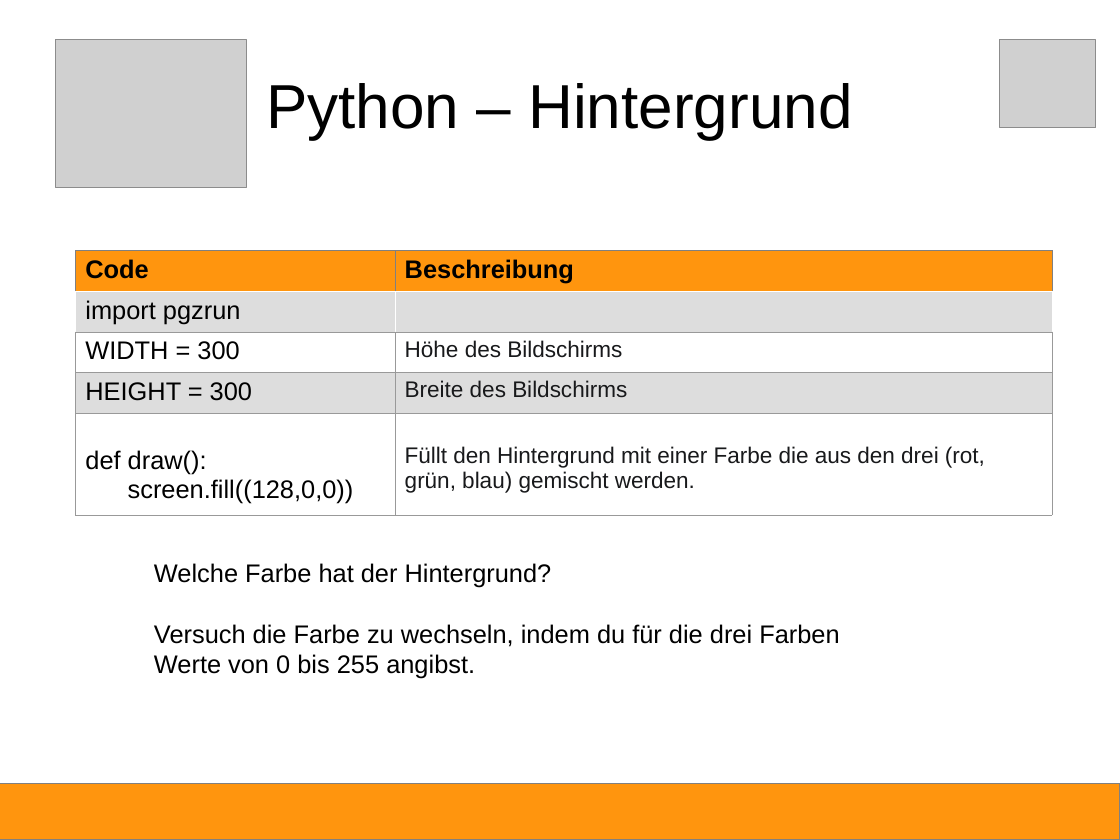
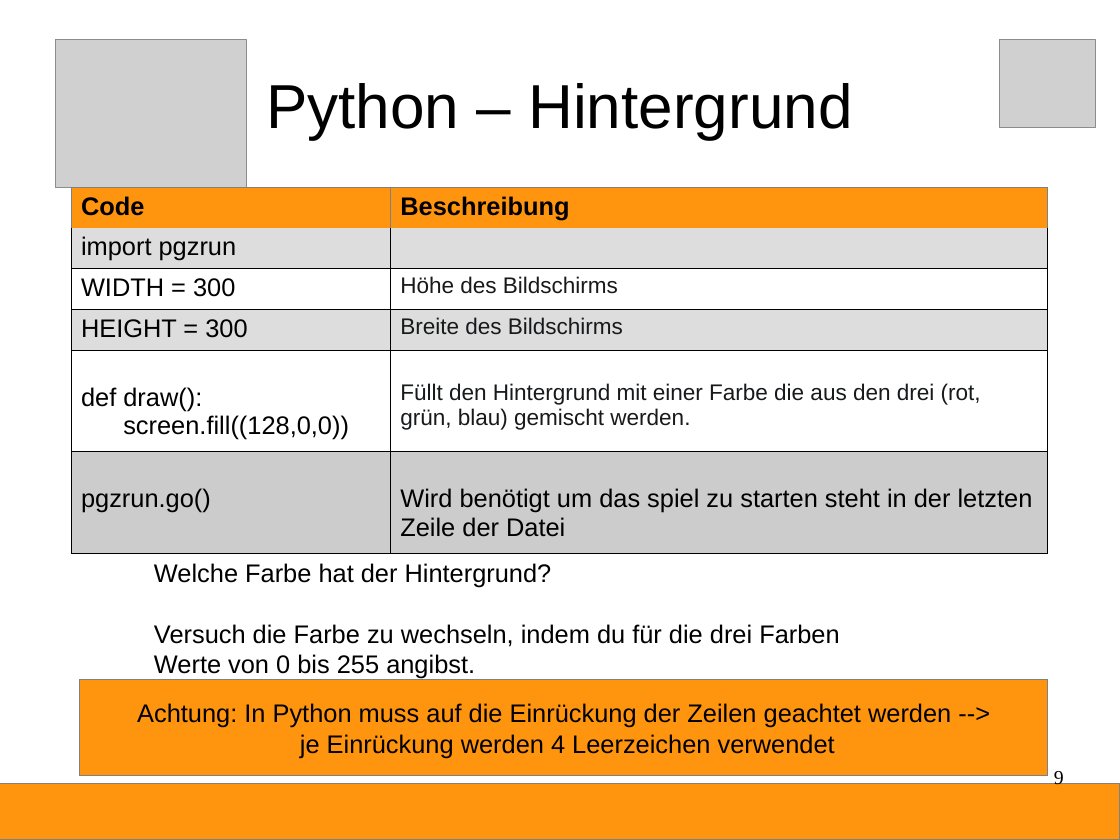
Before and after one commit to Devoxx4KidsDE/python-games, a slide deck: slide 9 of fruchthuhn/Python-Anleitung.odp. Drawn at 1120x840 pixels with LibreOffice and Linux fonts; fonts in the diff are those of the drawing; grey boxes stand for pictures. Boxes give left, top, right and bottom in pixels: in the first picture for what was removed or moved away, otherwise in the second. Text is boxed around its words. In the diff, an @@ line names an element or a change of style, - is before the commit and + after.

```diff
--- a/fruchthuhn/Python-Anleitung.odp
+++ b/fruchthuhn/Python-Anleitung.odp
@@ table at (71, 187, 1048, 541) @@
+row 6: pgzrun.go() | Wird benötigt um das spiel zu starten steht in der letzten Zeile der Datei
@@ table: place and size @@
-table at (75, 250, 1052, 507)
+table at (71, 187, 1048, 541)
@@ rectangle added at (80, 680, 1049, 775), fill #FF950E, outline #808080 0 pt, 18 pt, text #000000 @@
+Achtung: In Python muss auf die Einrückung der Zeilen geachtet werden -->
+je Einrückung werden 4 Leerzeichen verwendet
@@ page number added at (1054, 769, 1064, 789), 14 pt, text #000000 @@
+9
```
Also in this commit, not shown: 34 other slides changed, 7 slides added, 1 slide removed, 1 other file.
